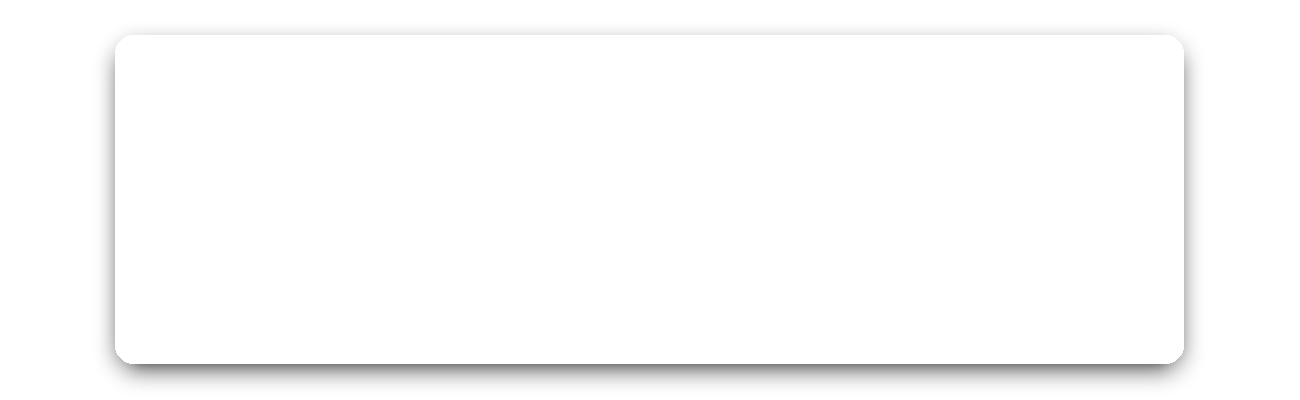
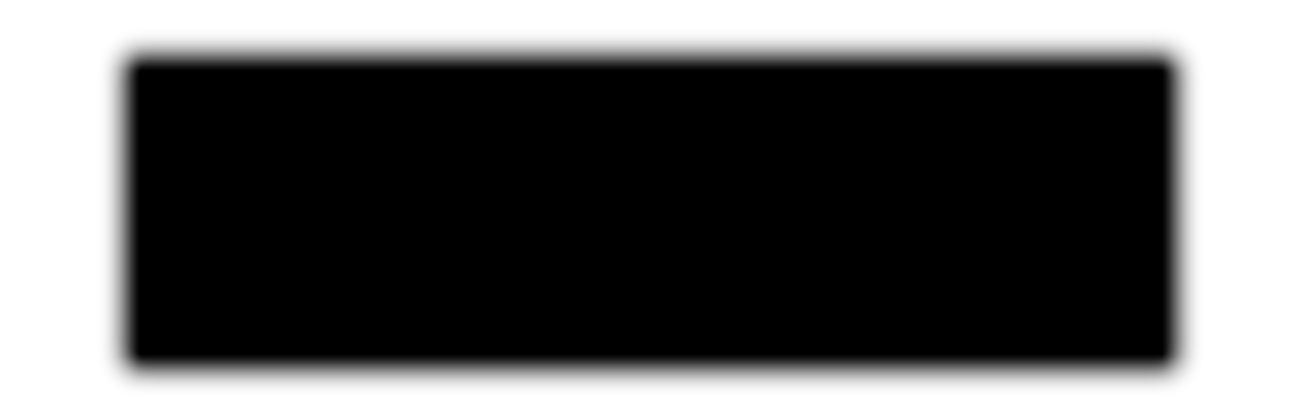
Layer changes from the first 1300 × 400 image to the second:
removed layer "圆角矩形 1 副本" over [115, 35, 1184, 364]
removed layer "圆角矩形 1" over [96, 24, 1200, 390]
added layer "圆角矩形 2" above "背景" over [96, 24, 1200, 390]
